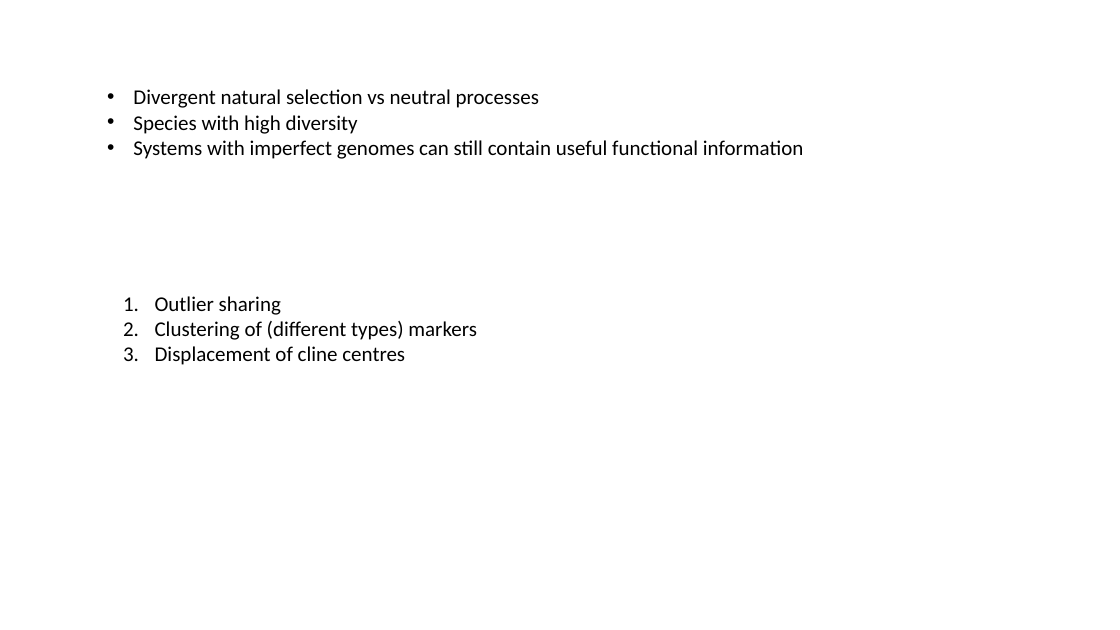
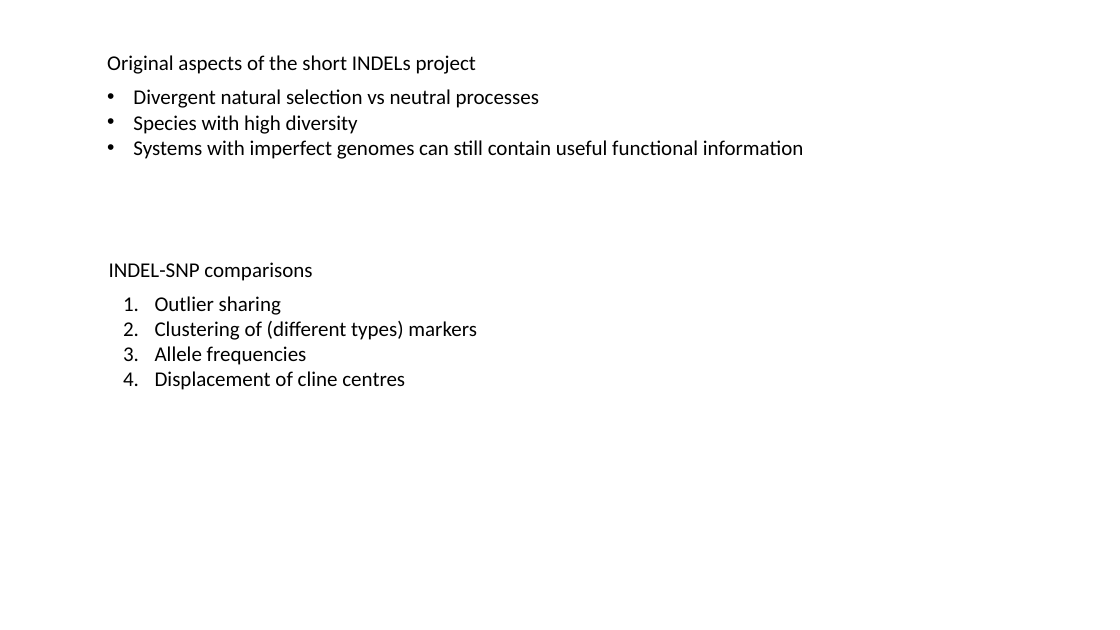
Before and after one commit to sam0per/Littorina_saxatilis_short_variants, a slide deck: slide 2 of short_genetic_variants/docs/short_indels.pptx. Drawn at 1120x630 pixels with LibreOffice and Linux fonts; fonts in the diff are those of the drawing. Boxes give left, top, right and bottom in pixels: in the first picture for what was removed or moved away, otherwise in the second. Text is boxed around its words. In the diff, an @@ line names an element or a change of style, - is before the commit and + after.

```diff
--- a/short_genetic_variants/docs/short_indels.pptx
+++ b/short_genetic_variants/docs/short_indels.pptx
@@ text added at box(107, 55, 476, 74), 18 pt, text #000000 @@
+Original aspects of the short INDELs project
@@ text added at box(109, 262, 312, 281), 18 pt, text #000000 @@
+INDEL-SNP comparisons
@@ text at box(155, 346, 307, 365): paragraph added @@
+3. Allele frequencies
```
Also in this commit, not shown: 1 other slide changed, 8 slides added, 1 slide removed, 3 other files.
